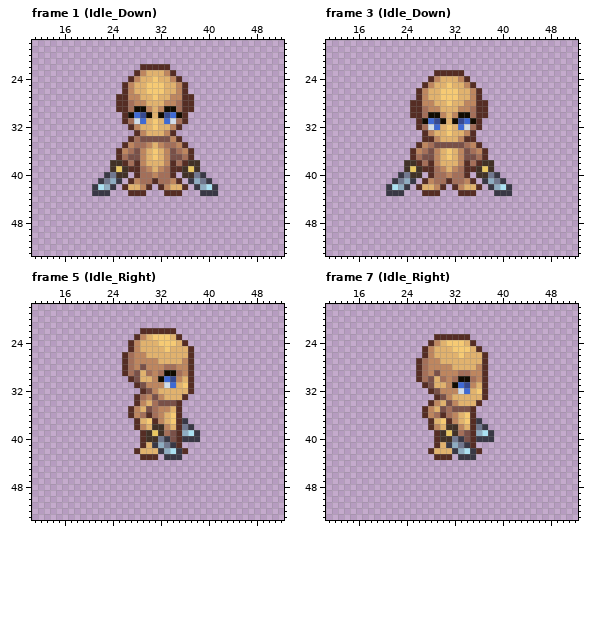
Two versions of one pixel-art file, RPGO.Editor/Resources/All_Animations.aseprite. The first picture shows the starting point.
64x64 pixels, 96 frames. Shown: frame 1 (Idle_Down): x 11..52, y 18..53; frame 3 (Idle_Down): x 11..52, y 18..53; frame 5 (Idle_Right): x 11..52, y 18..53; frame 7 (Idle_Right): x 11..52, y 18..53. The commit also changed other frames, which this record leaves out.
After:
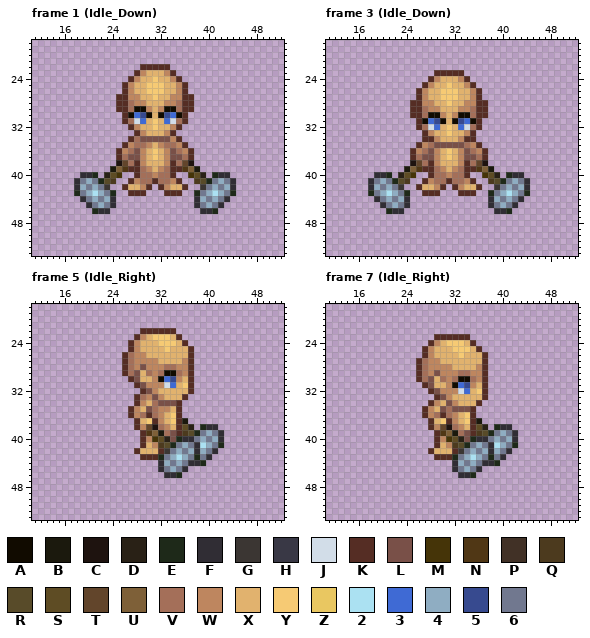
Palette (. is transparent): A #110b00  B #1b190d  C #1e130f  D #292116  E #1e2919  F #302d34  G #3b3633  H #393845  J #d2dde8  K #552d24  L #795048  M #453408  N #503715  P #413126  Q #4c3a1e  R #584b29  S #5e4c24  T #62452b  U #7e6038  V #a46f59  W #be865f  X #e1b26e  Y #f6ca74  Z #e9c761  2 #abe1f2  3 #3f6ad4  4 #8fadc2  5 #374a8f  6 #71788f
The commit says: Add hammer weapon animations (Hammer_SS, LH_Hammer_SS) with all states
The exact change:
layer "RH_Dagger" now hidden
layer "LH_Dagger" now hidden
layer "RH_Hummer" added
layer "LH_Hummer" added
Changed rows in their new state; - is an unchanged pixel.
Frame 1 (Idle_Down):
first column x 18:
38 ------.CT---------TC.------
39 ------BUN---------NUB------
40 -FFE-DSM.---------.MSD-EFF-
41 F646ERQ.-----------.QRE646F
42 F4646G.-------------.G6464F
43 E64246E-------------E64246E
44 -F6464F-------------F4646F-
45 --F646F-------------F646F--
46 ---EFF---------------FFE---
Frame 3 (Idle_Down): the same change as frame 1 (Idle_Down)
Frame 5 (Idle_Right):
first column x 30:
37 ------B------
38 TCV---SD-EFF-
39 NUB---QRE646F
40 WMSD-EFF6464F
41 -WQRE646F246E
42 --KG6464F46F-
43 --E64246E6F--
44 --F4646FFE---
45 --F646F------
46 ---FFE-------
Frame 7 (Idle_Right): the same change as frame 5 (Idle_Right)
Boxes around the changes in both pictures, in picture pixels (x1, y1, x2, y2):
changed: (74, 160, 128, 214)
changed: (182, 160, 236, 214)
changed: (368, 160, 422, 214)
changed: (476, 160, 530, 214)
changed: (146, 418, 224, 478)
changed: (440, 418, 518, 478)
